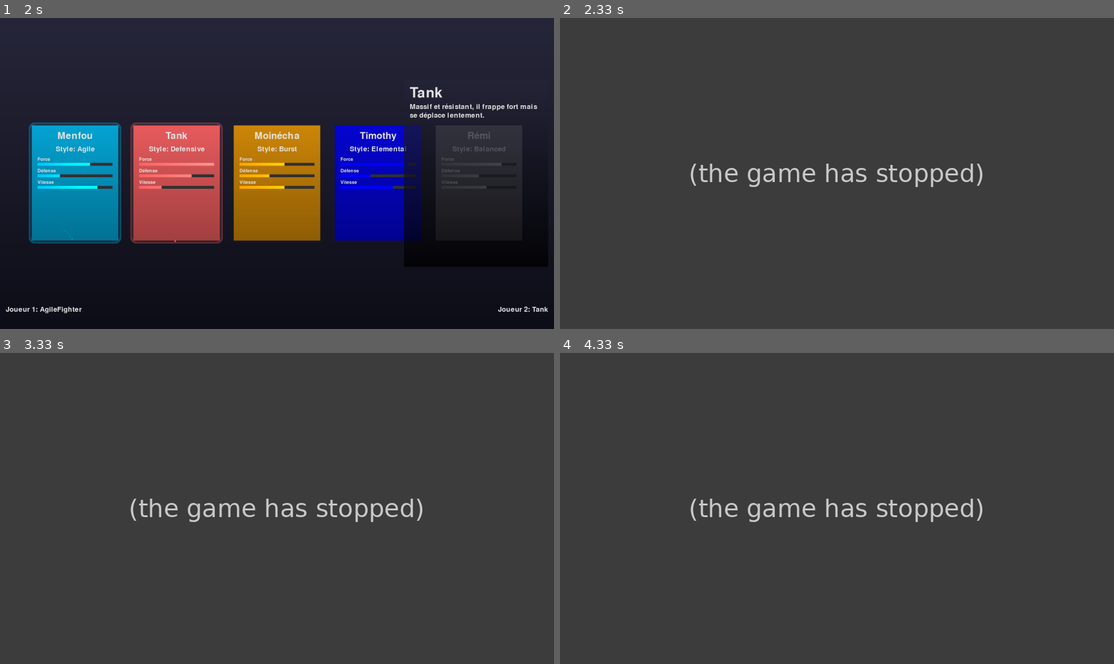
Above: before the commit, frames 1-4 (two rows, left to right).
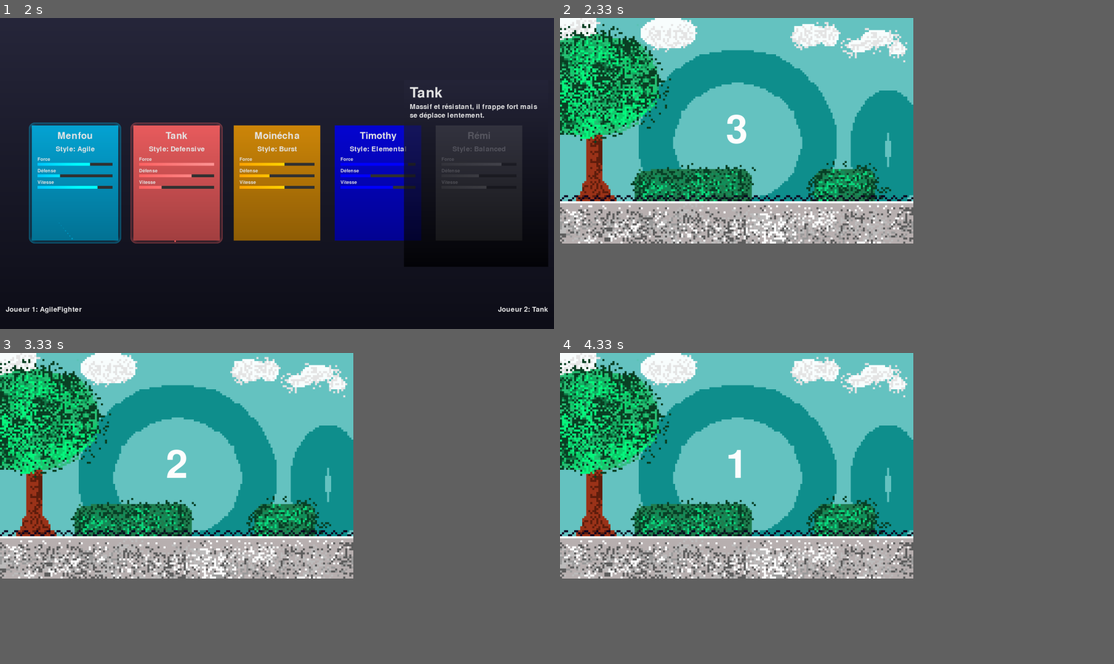
Above: after the commit, the same moments.

Repository: CarlosLeBg/pythfighter
Game: pygame game, started from src/selector.py
The game is run twice, just before and just after one commit, with the same random seed, the same clock (stepped at 60 frames per second) and the same inputs.
Inputs (mouse positions are in pixels of both pictures, inside the frame that each line leads up to):
- Up to frame 1 (2 s): click (72, 182) at 1.38 s; click (177, 182) at 1.72 s
- Up to frame 2 (2.33 s): no input
- Up to frame 3 (3.33 s): no input
- Up to frame 4 (4.33 s): no input
In our replay, in frame 2 the window is 900x506 before the commit and 574x367 after it. These sizes can differ from the game's own. Grey fills any space a smaller window leaves; there, only what the larger window draws over its background counts as a difference.

Frame 1 is identical in both runs. In frame 2, 47% of the frame differs, in the area x 0-77%, y 0-73%; in frame 3, 47%; in frame 4, 47%.
Before the commit the program exited at 2.22 s; later frames show no game.

Commit message:
Modif de Carlos

Diff:
--- a/src/game.py
+++ b/src/game.py
@@ -35,6 +35,7 @@
 
         self.on_ground = True
         self.attacking = False
+        self.can_attack = True  # New attribute to prevent multiple attacks
         self.blocking = False
         self.attack_cooldown = 0
         self.invincibility_frames = 0
@@ -99,12 +100,21 @@
             self.last_hit_time = current_time
 
     def attack(self, opponent_x):
-        if self.attack_cooldown == 0 and not self.blocking and self.stamina >= 10:
+        if self.can_attack and self.attack_cooldown == 0 and not self.blocking and self.stamina >= 10:
             distance = abs(self.rect.centerx - opponent_x)
             if distance < self.rect.width * 2:
                 self.attacking = True
+                self.can_attack = False  # Prevent multiple attacks
                 self.attack_cooldown = 15
                 self.stamina -= 10  # Spend stamina on attack
+
+    def reset_attack(self):
+        # Reset attack state when cooldown completes
+        if self.attack_cooldown > 0:
+            self.attack_cooldown -= 1
+            if self.attack_cooldown == 0:
+                self.attacking = False
+                self.can_attack = True
 
     def block(self):
         self.blocking = True
@@ -117,27 +127,22 @@
 
     def update_physics(self):
         GRAVITY = 0.4
-        GROUND_Y = VISIBLE_HEIGHT - VISIBLE_HEIGHT // 5.4  # Ajuste pour faire spawn plus bas
-        MAX_JUMP_HEIGHT = 60  # Réduction de la hauteur max du saut
-
-        # Appliquer la gravité seulement si le personnage est en l'air
+        GROUND_Y = VISIBLE_HEIGHT - VISIBLE_HEIGHT // 5.4
+        MAX_JUMP_HEIGHT = 60
+
         if not self.on_ground:
             self.vel_y += GRAVITY
 
-        # Appliquer la friction en fonction de la surface
         friction = 0.85 if self.on_ground else 0.95
         self.vel_x *= friction
 
-        # Mettre à jour la position
         self.pos_x += self.vel_x
         self.pos_y += self.vel_y
 
-        # Correction : Empêcher le dépassement du haut de l'écran
         if self.pos_y < MAX_JUMP_HEIGHT:
             self.pos_y = MAX_JUMP_HEIGHT
-            self.vel_y = 0  # Stopper la montée
-
-        # Correction : Empêcher de tomber sous le sol
+            self.vel_y = 0
+
         if self.pos_y + self.rect.height >= GROUND_Y:
             self.pos_y = GROUND_Y - self.rect.height
             self.vel_y = 0
@@ -145,18 +150,18 @@
         else:
             self.on_ground = False
 
-        # Empêcher le dépassement des bords de l'écran
         self.pos_x = max(0, min(self.pos_x, VISIBLE_WIDTH - self.rect.width))
 
-        # Mettre à jour la position de la hitbox et du sprite
         self.rect.x = int(self.pos_x)
         self.rect.y = int(self.pos_y)
         self.hitbox.topleft = (self.rect.x + self.rect.width // 4,
                                self.rect.y + self.rect.height // 4)
 
-        # Réduction des frames d'invincibilité
         if self.invincibility_frames > 0:
             self.invincibility_frames -= 1
+
+        # Reset attack state
+        self.reset_attack()
 
 class Game:
     def __init__(self, player1_type="AgileFighter", player2_type="Tank"):
@@ -175,10 +180,6 @@
             joy = pygame.joystick.Joystick(i)
             joy.init()
             self.controllers.append(joy)
-
-        if len(self.controllers) < 2:
-            print("Erreur: deux manettes ne sont pas détectées.")
-            sys.exit()
 
         fighter_map = {
             "AgileFighter": AgileFighter,
@@ -187,8 +188,8 @@
             "ThunderStrike": ThunderStrike,
             "Bruiser": Bruiser
         }
-        GROUND_Y = 91  # Assure-toi que c'est bien la hauteur du sol
-        fighter_height = VISIBLE_HEIGHT // 4  # Taille estimée du personnage
+        GROUND_Y = 91
+        fighter_height = VISIBLE_HEIGHT // 4
 
         self.fighters = [
             Fighter(1, VISIBLE_WIDTH//4, GROUND_Y - fighter_height, fighter_map[player1_type]()),
@@ -200,7 +201,32 @@
         self.show_start_timer = True
         self.start_time = time.time()
         self.game_start_time = None
-        self.round_time = 99  # 99 second rounds
+        self.round_time = 99
+        self.font = pygame.font.Font(None, 36)
+
+    def draw_timer(self):
+        if self.game_start_time:
+            remaining_time = max(0, int(self.round_time - (time.time() - self.game_start_time)))
+            timer_text = self.font.render(str(remaining_time), True, (255, 255, 255))
+            timer_rect = timer_text.get_rect(center=(VISIBLE_WIDTH//2, 30))
+            self.screen.blit(timer_text, timer_rect)
+            return remaining_time
+        return self.round_time
+
+    def draw_pause_menu(self):
+        pause_surface = pygame.Surface((VISIBLE_WIDTH, VISIBLE_HEIGHT), pygame.SRCALPHA)
+        pause_surface.fill((0, 0, 0, 128))  # Semi-transparent black
+
+        pause_text = self.font.render("PAUSE", True, (255, 255, 255))
+        resume_text = self.font.render("Press ESC to Resume", True, (200, 200, 200))
+
+        pause_rect = pause_text.get_rect(center=(VISIBLE_WIDTH//2, VISIBLE_HEIGHT//2 - 50))
+        resume_rect = resume_text.get_rect(center=(VISIBLE_WIDTH//2, VISIBLE_HEIGHT//2 + 50))
+
+        self.screen.blit(pause_surface, (0, 0))
+        self.screen.blit(pause_text, pause_rect)
+        self.screen.blit(resume_text, resume_rect)
+        pygame.display.flip()
 
     def handle_controller_input(self, fighter, controller, current_time):
         deadzone = 0.2
@@ -256,54 +282,87 @@
             if keys[pygame.K_RETURN]:  # Attack
                 fighter.attack(self.fighters[0].rect.centerx)
 
+    def draw_countdown(self, number):
+        font = pygame.font.Font(None, 200)
+        text = font.render(str(number), True, (255, 255, 255))
+        text_rect = text.get_rect(center=(VISIBLE_WIDTH/2, VISIBLE_HEIGHT/2))
+        self.screen.blit(text, text_rect)
+        pygame.display.flip()
+        pygame.time.wait(1000)
+
     def update(self):
         current_time = time.time()
-        self.screen.fill((0, 0, 0))  # Clear screen
-
-        self.screen.blit(self.bg_image, (0, 0))  # Draw background
+        self.screen.fill((0, 0, 0))
+        self.screen.blit(self.bg_image, (0, 0))
 
         keys = pygame.key.get_pressed()
+
+        # Handle game pause
+        if keys[pygame.K_ESCAPE]:
+            self.pause_menu_active = not self.pause_menu_active
+            pygame.time.delay(200)  # Prevent multiple toggles
+
+        if self.pause_menu_active:
+            self.draw_pause_menu()
+            return
+
+        # Draw and check timer
+        remaining_time = self.draw_timer()
+        if remaining_time <= 0:
+            print("Time's up!")
+            pygame.quit()
+            sys.exit()
 
         for fighter in self.fighters:
             fighter.update_physics()
-            fighter.recover_stamina()  # Recover stamina over time
+            fighter.recover_stamina()
             fighter.draw(self.screen)
 
-        # Handle input from controllers or keyboard
+        # Input handling
         for i, fighter in enumerate(self.fighters):
             if i < len(self.controllers):
                 self.handle_controller_input(fighter, self.controllers[i], current_time)
-            if fighter.player == 1:  # Player 1 also has keyboard input
-                self.handle_keyboard_input(fighter, keys, current_time)
-
-        # Update the screen
+
+            self.handle_keyboard_input(fighter, keys, current_time)
+
         pygame.display.flip()
-
-        # Maintain frame rate
         self.clock.tick(60)
 
     def run(self):
+        # Countdown before game starts
+        if self.show_start_timer:
+            for i in range(3, 0, -1):
+                self.screen.fill((0, 0, 0))
+                self.screen.blit(self.bg_image, (0, 0))
+                self.draw_countdown(i)
+            self.show_start_timer = False
+            self.game_start_time = time.time()
+
         while True:
             for event in pygame.event.get():
                 if event.type == pygame.QUIT:
                     pygame.quit()
                     sys.exit()
 
-            if self.show_start_timer:
-                elapsed_time = time.time() - self.start_time
-                if elapsed_time >= 3:
-                    self.show_start_timer = False
-                    self.game_start_time = time.time()
-
             if self.game_start_time:
-                self.update()  # Start the game once the timer ends
-
+                # Check for first fighter's hit
+                if self.fighters[0].hitbox.colliderect(self.fighters[1].hitbox):
+                    if self.fighters[0].attacking:
+                        self.fighters[1].take_damage(self.fighters[0].damage, time.time())
+                    elif self.fighters[1].attacking:
+                        self.fighters[0].take_damage(self.fighters[1].damage, time.time())
+
+                # Check for game over conditions
+                if self.fighters[0].health <= 0 or self.fighters[1].health <= 0:
+                    print("Game Over!")
+                    pygame.quit()
+                    sys.exit()
+
+                self.update()
 
 if __name__ == "__main__":
     if len(sys.argv) > 2:
-        # Récupérer les arguments comme tu le faisais avant (ici, en passant deux arguments)
         game = Game(sys.argv[1], sys.argv[2])
     else:
-        # Si pas assez d'arguments, initialiser avec les paramètres par défaut
         game = Game()
     game.run()
